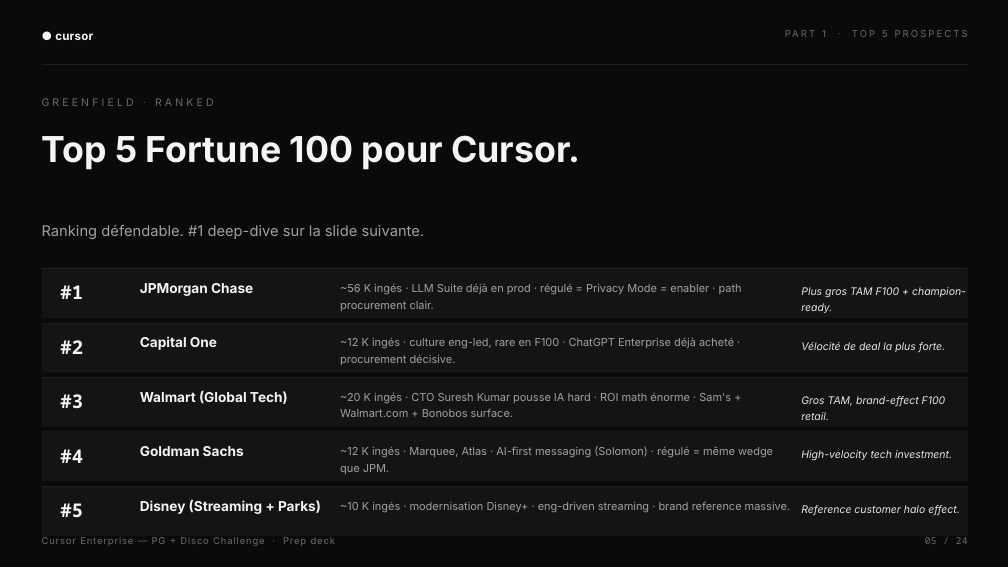
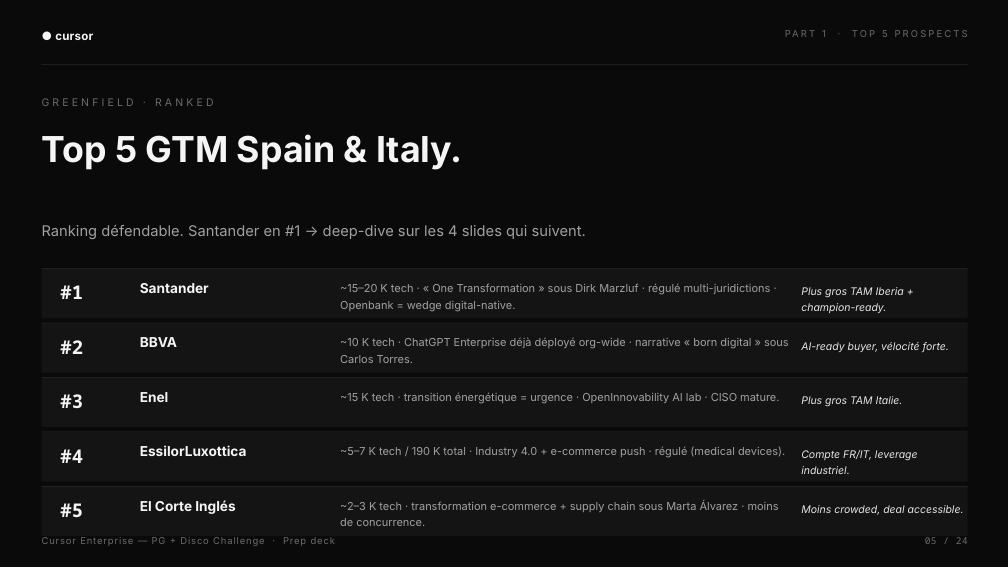
Before and after one commit to heliemonnoyeur-source/media-ae-cockpit, a slide deck: slide 5 of decks/Cursor_Enterprise_Disco_Challenge.pptx. Drawn at 1008x567 pixels with LibreOffice and Linux fonts; fonts in the diff are those of the drawing. Boxes give left, top, right and bottom in pixels: in the first picture for what was removed or moved away, otherwise in the second. Text is boxed around its words. In the diff, an @@ line names an element or a change of style, - is before the commit and + after.

```diff
--- a/decks/Cursor_Enterprise_Disco_Challenge.pptx
+++ b/decks/Cursor_Enterprise_Disco_Challenge.pptx
@@ text at (42,134,462,170): text changed @@
-Top 5 Fortune 100 pour Cursor.
+Top 5 GTM Spain & Italy.
@@ text at (42,225,586,239): text changed @@
-Ranking défendable. #1 deep-dive sur la slide suivante.
+Ranking défendable. Santander en #1 → deep-dive sur les 4 slides qui suivent.
@@ text at (140,283,209,293): text changed @@
-JPMorgan Chase
+Santander
@@ text at (340,283,771,311): text changed @@
-~56 K ingés · LLM Suite déjà en prod · régulé = Privacy Mode = enabler · path procurement clair.
+~15–20 K tech · « One Transformation » sous Dirk Marzluf · régulé multi-juridictions · Openbank = wedge digital-native.
@@ text at (801,287,904,313): text changed @@
-Plus gros TAM F100 + champion-ready.
+Plus gros TAM Iberia + champion-ready.
@@ text at (140,337,177,347): text changed @@
-Capital One
+BBVA
@@ text at (340,337,789,363): text changed @@
-~12 K ingés · culture eng-led, rare en F100 · ChatGPT Enterprise déjà acheté · procurement décisive.
+~10 K tech · ChatGPT Enterprise déjà déployé org-wide · narrative « born digital » sous Carlos Torres.
@@ text at (801,342,949,352): text changed @@
-Vélocité de deal la plus forte.
+AI-ready buyer, vélocité forte.
@@ text at (140,392,169,402): text changed @@
-Walmart (Global Tech)
+Enel
@@ text at (340,392,779,404): text changed @@
-~20 K ingés · CTO Suresh Kumar pousse IA hard · ROI math énorme · Sam's + Walmart.com + Bonobos surface.
+~15 K tech · transition énergétique = urgence · OpenInnovability AI lab · CISO mature.
@@ text at (801,396,903,407): text changed @@
-Gros TAM, brand-effect F100 retail.
+Plus gros TAM Italie.
@@ text at (140,445,247,456): text changed @@
-Goldman Sachs
+EssilorLuxottica
@@ text at (340,446,785,458): text changed @@
-~12 K ingés · Marquee, Atlas · AI-first messaging (Solomon) · régulé = même wedge que JPM.
+~5–7 K tech / 190 K total · Industry 4.0 + e-commerce push · régulé (medical devices).
@@ text at (801,450,918,474): text changed @@
-High-velocity tech investment.
+Compte FR/IT, leverage industriel.
@@ text at (140,500,235,514): text changed @@
-Disney (Streaming + Parks)
+El Corte Inglés
@@ text at (340,501,779,526): text changed @@
-~10 K ingés · modernisation Disney+ · eng-driven streaming · brand reference massive.
+~2–3 K tech · transformation e-commerce + supply chain sous Marta Álvarez · moins de concurrence.
@@ text at (801,505,964,515): text changed @@
-Reference customer halo effect.
+Moins crowded, deal accessible.
```
Also in this commit, not shown: 6 other slides changed, 9 other files.
